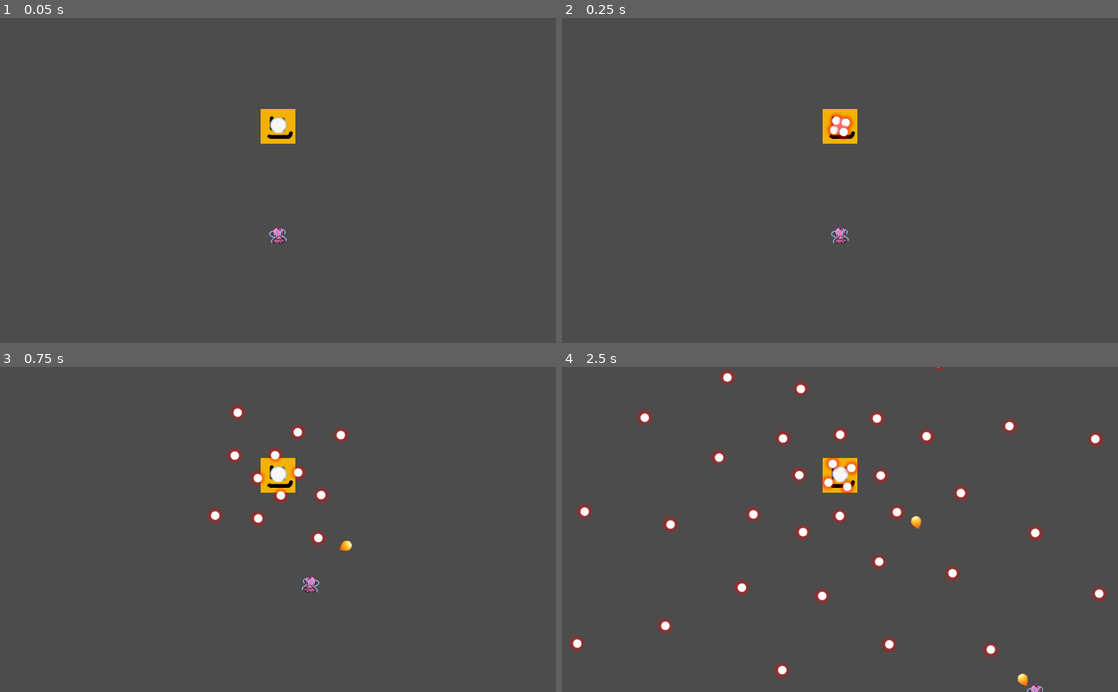
Above: before the commit, frames 1-4 (two rows, left to right).
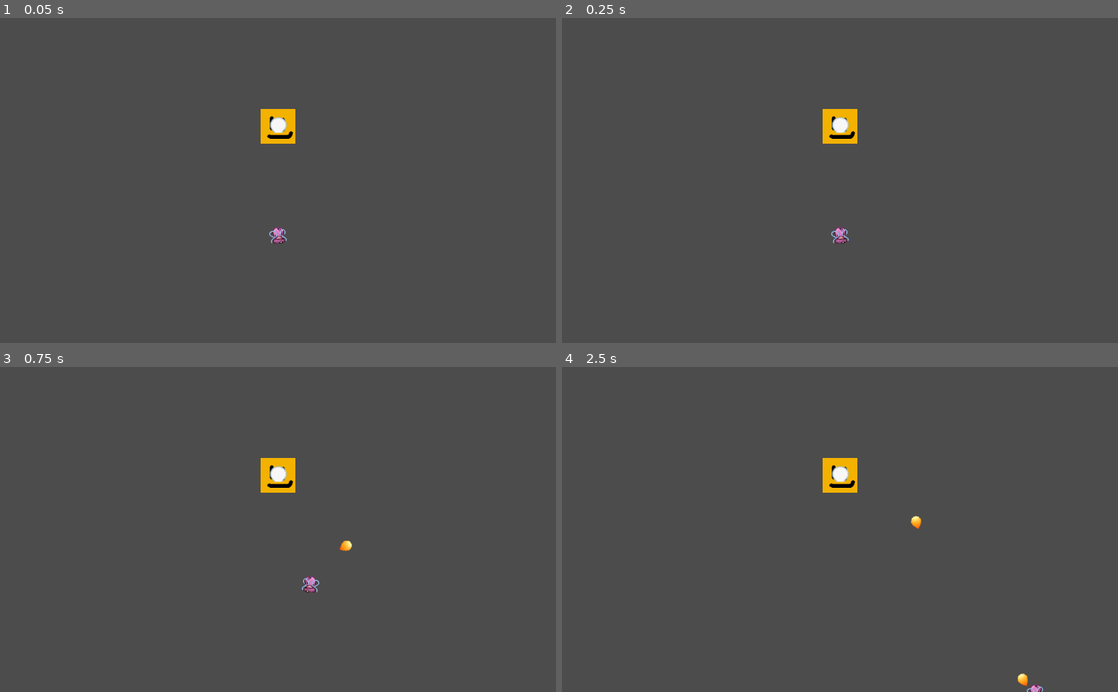
Above: after the commit, the same moments.

Repository: carsonburr/CM146Project
Game: Godot game, scene res://Main.tscn
Same seed, same stepped clock (60 frames per second), same inputs: the game is played once before the commit and once after it.
Inputs (mouse positions are in pixels of both pictures, inside the frame that each line leads up to):
- Up to frame 1 (0.05 s): no input
- Up to frame 2 (0.25 s): no input
- Up to frame 3 (0.75 s): move the mouse to (400, 513) at 0.52 s; press the mouse at (400, 513) at 0.53 s; hold D (move_right) from 0.53 s (still down)
- Up to frame 4 (2.5 s): move the mouse to (728, 545) at 1.27 s; release D (move_right) at 1.28 s; release the mouse at (728, 545) at 1.28 s; hold S (move_down) 1.28-2.03 s; click (728, 545) at 1.35 s; move the mouse to (895, 458) at 2.02 s; press the mouse at (895, 458) at 2.03 s; hold D (move_right) from 2.03 s (still down)

Frame 1 is identical in both runs. In frame 2, 0.3% of the frame differs, in the area x 47-53%, y 29-38%; in frame 3, 1.2%; in frame 4, 3.3%, in the area x 1-98%, y 0-96%.

Commit message:
added laser attack to tree
in behaviors, choose behavior selects laser now instead

Diff:
--- a/Boss.gd
+++ b/Boss.gd
@@ -45,5 +45,6 @@
 
 # for testing purposes only
 # can remove this timer
-func _on_LaserRespawnTimer_timeout():
-	respawn_laser()
+# func _on_LaserRespawnTimer_timeout():
+	# respawn_laser()
+	pass
--- a/behavior/ChooseBehavior.gd
+++ b/behavior/ChooseBehavior.gd
@@ -3,6 +3,9 @@
 const Selector = preload("res://behavior/primitives/Selector.gd")
 const Action = preload("res://behavior/primitives/Action.gd")
 const SpreadAttack = preload("res://behavior/SpreadAttack.gd")
+
+const LaserAttack = preload("res://behavior/LaserAttack.gd")
+
 var tree
 var ent
 
@@ -14,5 +17,10 @@
 				funcref(ent, "set_behavior_node"),\
 				{"new_behavior": SpreadAttack, "new_args": ent}))
 
+	tree.add_btchild(\
+			Action.new(\
+				funcref(ent, "set_behavior_node"),\
+				{"new_behavior": LaserAttack, "new_args": ent}))
+
 func execute():
 	tree.execute()
--- /dev/null
+++ b/behavior/LaserAttack.gd
@@ -0,0 +1,59 @@
+extends Node
+
+const Sequence = preload("res://behavior/primitives/Sequence.gd")
+const Selector = preload("res://behavior/primitives/Selector.gd")
+const Check = preload("res://behavior/primitives/Check.gd")
+const Action = preload("res://behavior/primitives/Action.gd")
+const cooldown = 5
+const lifetime = 8
+const dir_inc = 0
+var ent
+var tree
+var dir
+var timer
+var life_timer
+
+func _init(_ent):
+	name = "Behavior"
+	ent = _ent
+
+func _ready():
+	tree = Selector.new()
+
+	var lifetime_checker = Sequence.new()
+	lifetime_checker.add_btchild(Check.new(funcref(self, "check_life"), null))
+	lifetime_checker.add_btchild(Action.new(funcref(ent, "change_behavior"), null))
+
+	var attack_checker = Sequence.new()
+	attack_checker.add_btchild(Check.new(funcref(self, "check_timer"), null))
+	attack_checker.add_btchild(Action.new(funcref(self, "attack"), null))
+
+	tree.add_btchild(lifetime_checker)
+	tree.add_btchild(attack_checker)
+
+	dir = Vector2(0, 0)
+	timer = 0.0
+	life_timer = 0.0
+	set_process(true)
+
+func _process(delta):
+	timer += delta
+	life_timer += delta
+	tree.execute()
+
+func check_life(args):
+	if life_timer >= lifetime:
+		return true
+	else:
+		return false
+
+func check_timer(args):
+	if timer >= cooldown:
+		return true
+	else:
+		return false
+
+func attack(args):
+	timer -= cooldown
+	dir = dir.rotated(dir_inc)
+	ent.respawn_laser()
Not shown, added: .gd
